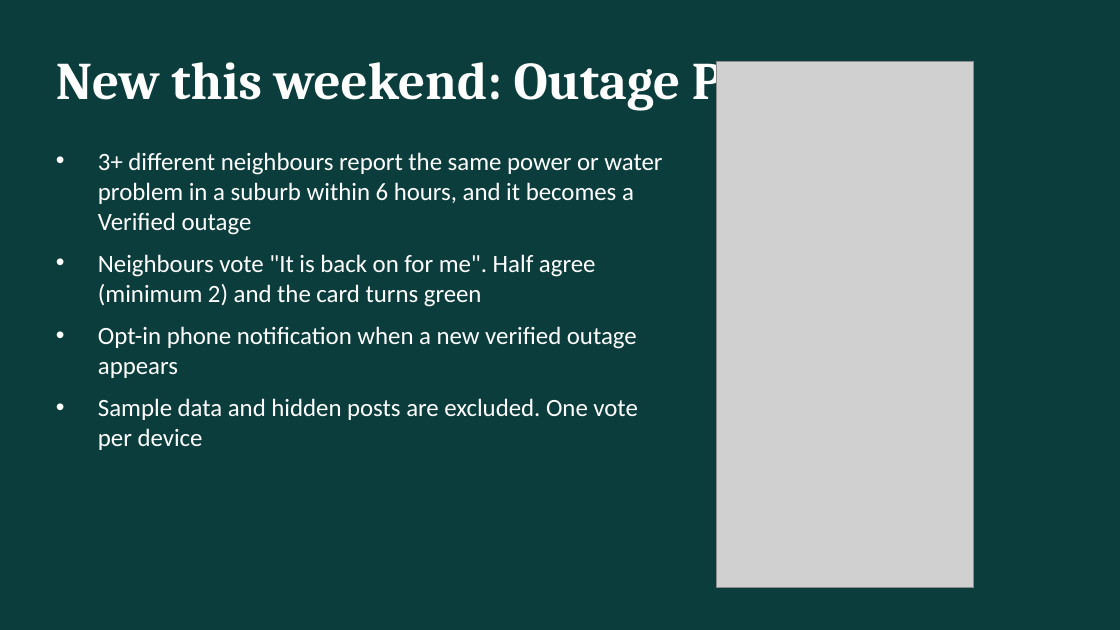
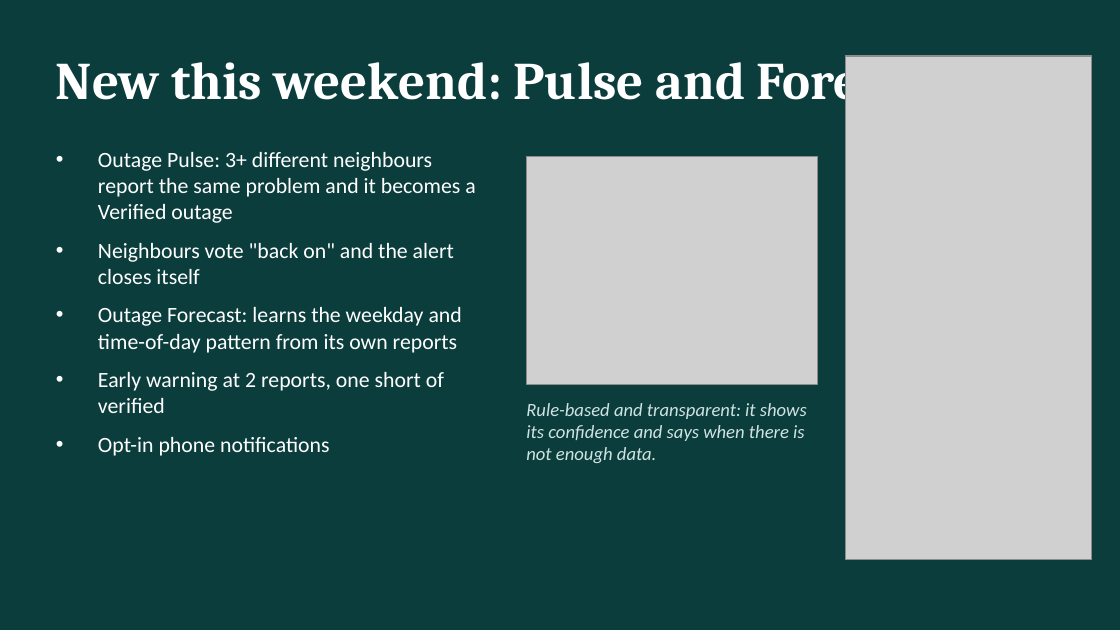
Before and after one commit to Unsolvedstar/Kasi-Grid, a slide deck: slide 4 of submission/Kasi-Grid-deck.pptx. Drawn at 1120x630 pixels with LibreOffice and Linux fonts; fonts in the diff are those of the drawing; grey boxes stand for pictures. Boxes give left, top, right and bottom in pixels: in the first picture for what was removed or moved away, otherwise in the second. Text is boxed around its words. In the diff, an @@ line names an element or a change of style, - is before the commit and + after.

```diff
--- a/submission/Kasi-Grid-deck.pptx
+++ b/submission/Kasi-Grid-deck.pptx
@@ text at (x1=56, y1=50, x2=955, y2=111): text changed @@
-New this weekend: Outage Pulse
+New this weekend: Pulse and Forecast
@@ picture resized from (x1=717, y1=62, x2=974, y2=588) to (x1=846, y1=56, x2=1092, y2=560) @@
@@ text at (x1=98, y1=152, x2=475, y2=456): text changed; size 16 to 14 pt @@
-• 3+ different neighbours report the same power or water problem in a suburb within 6 hours, and it becomes a Verified outage
-• Neighbours vote "It is back on for me". Half agree (minimum 2) and the card turns green
-• Opt-in phone notification when a new verified outage appears
-• Sample data and hidden posts are excluded. One vote per device
+• Outage Pulse: 3+ different neighbours report the same problem and it becomes a Verified outage
+• Neighbours vote "back on" and the alert closes itself
+• Outage Forecast: learns the weekday and time-of-day pattern from its own reports
+• Early warning at 2 reports, one short of verified
+• Opt-in phone notifications
@@ picture added at (x1=526, y1=157, x2=818, y2=384) @@
@@ text added at (x1=526, y1=403, x2=807, y2=463), 12 pt, text #CFE3E1, italic @@
+Rule-based and transparent: it shows its confidence and says when there is not enough data.
```
Also in this commit, not shown: 1 other slide changed, 1 other file.
